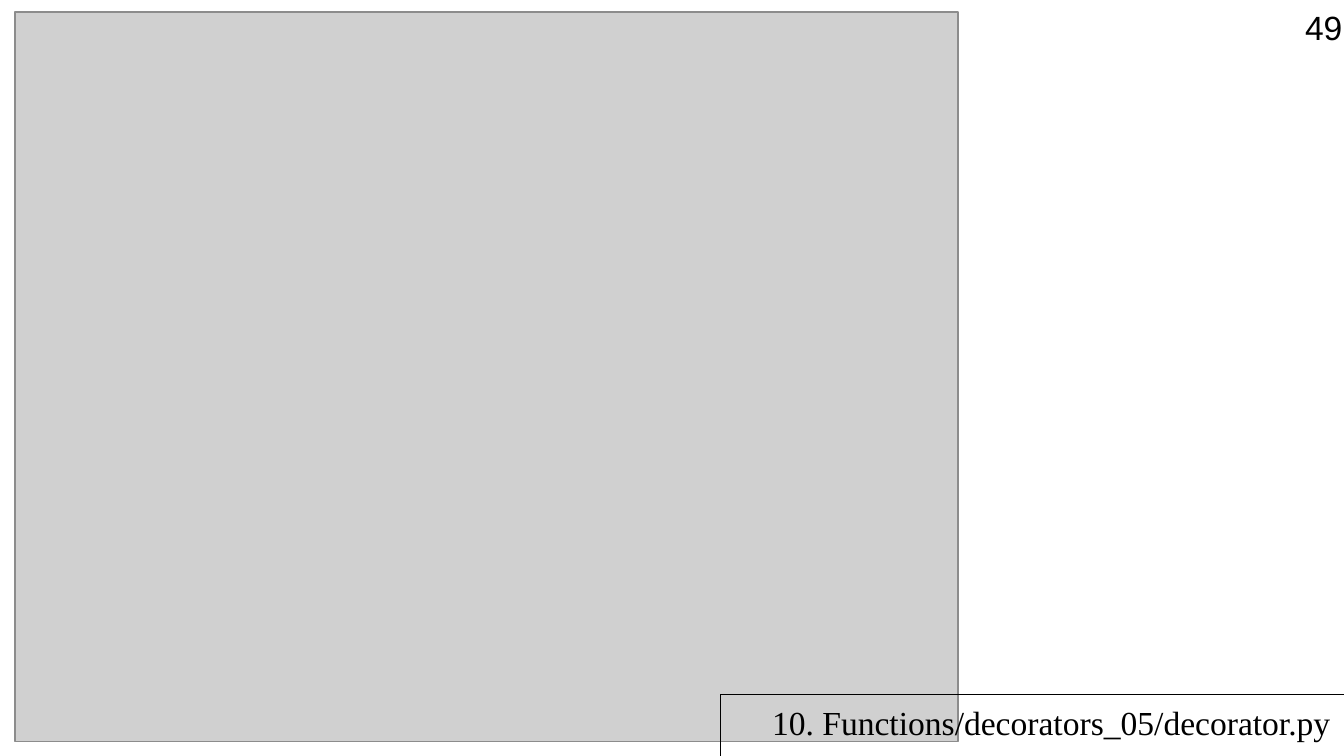
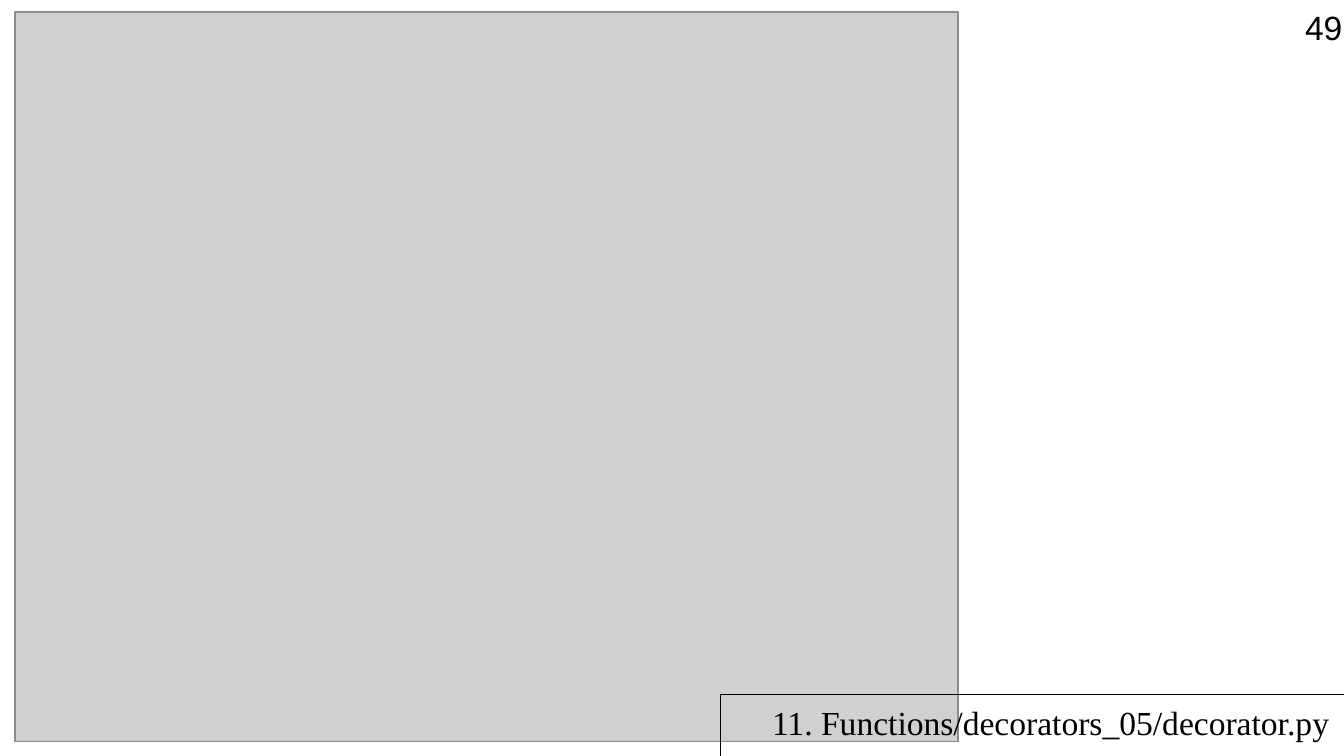
Before and after one commit to Jenyay/python-lectures, a slide deck: slide 49 of presentations/11. Functions.odp. Drawn at 1344x756 pixels with LibreOffice and Linux fonts; fonts in the diff are those of the drawing; grey boxes stand for pictures. Boxes give left, top, right and bottom in pixels: in the first picture for what was removed or moved away, otherwise in the second. Text is boxed around its words. In the diff, an @@ line names an element or a change of style, - is before the commit and + after.

```diff
--- a/presentations/11. Functions.odp
+++ b/presentations/11. Functions.odp
@@ text at (772,708,1329,741): text changed @@
-10. Functions/decorators_05/decorator.py
+11. Functions/decorators_05/decorator.py
```
Also in this commit, not shown: 9 other slides changed, 1 other file.
